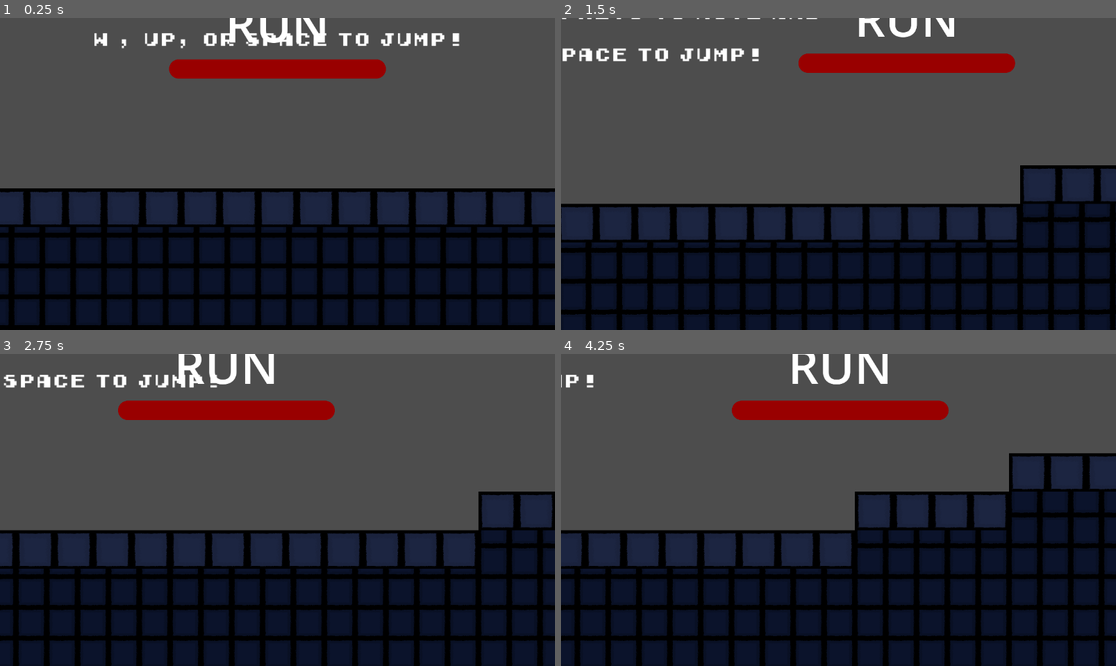
Above: before the commit, frames 1-4 (two rows, left to right).
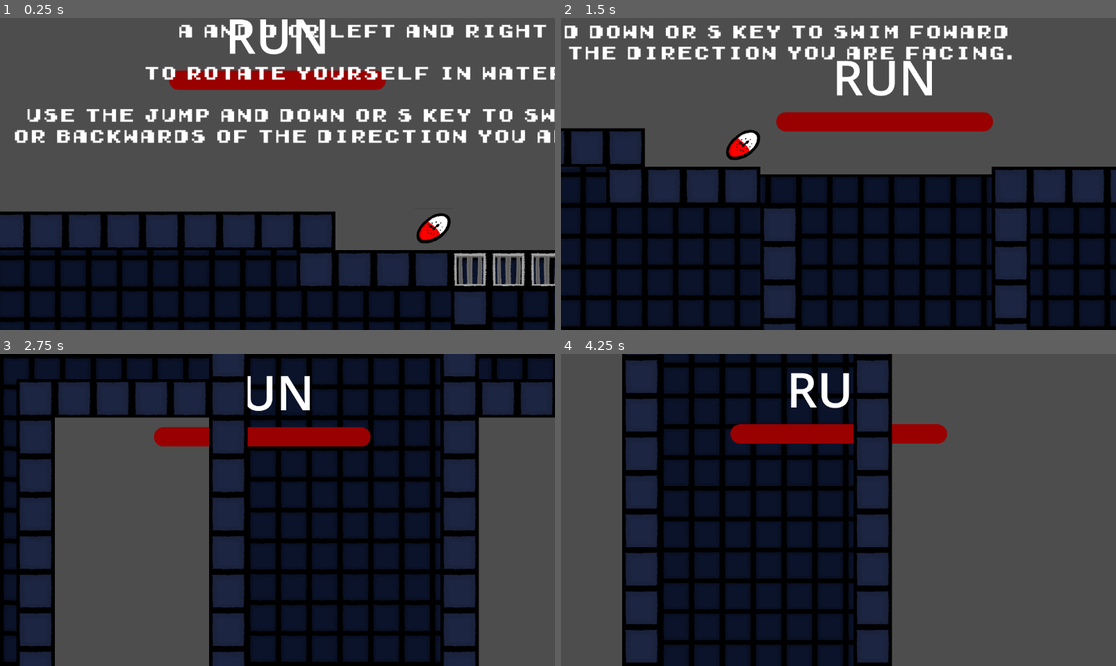
Above: after the commit, the same moments.

Repository: alexeiMikhail/evo
Game: Godot game, scene res://level_1.tscn
Two runs of this game, one before a commit and one after it. Both use one fixed random seed, a clock stepped at 60 frames per second and the inputs below.
Inputs:
- Up to frame 1 (0.25 s): no input
- Up to frame 2 (1.5 s): tap Space at 0.5, 1.25 s; hold Right (move_right) from 0.53 s (still down); tap Shift (dash) at 0.6, 1.35 s; tap Up (jump) at 0.77 s
- Up to frame 3 (2.75 s): tap Up (jump) at 1.52 s; tap Space at 2 s; release Right (move_right) at 2.03 s; hold Left (move_left) from 2.03 s (still down); tap Shift (dash) at 2.1 s
- Up to frame 4 (4.25 s): tap Space at 2.75, 3.5 s; release Left (move_left) at 2.78 s; hold Right (move_right) from 2.78 s (still down); tap Shift (dash) at 2.85, 3.6 s; tap Up (jump) at 3.02, 3.77 s

The runs differ from the first frame. In frame 1, 41% of the frame differs, in the area x 0-100%, y 0-100%; in frame 2, 41%; in frame 3, 74%; in frame 4, 68%.

Commit message:
Added moving platform's key

Diff:
--- a/level_1.tscn
+++ b/level_1.tscn
@@ -117,13 +117,16 @@
 [sub_resource type="RectangleShape2D" id="RectangleShape2D_o14kt"]
 size = Vector2(64, 960)
 
+[sub_resource type="RectangleShape2D" id="RectangleShape2D_brhe1"]
+size = Vector2(64, 576)
+
 [node name="Level1" type="Node2D"]
 
 [node name="StartingLocation" type="Marker2D" parent="."]
 position = Vector2(546, 210)
 
 [node name="Alien" parent="." node_paths=PackedStringArray("starting_location") instance=ExtResource("1_qmwnj")]
-position = Vector2(544, 360)
+position = Vector2(7328, -200)
 starting_location = NodePath("../StartingLocation")
 
 [node name="Camera2D" type="Camera2D" parent="Alien"]
@@ -132,11 +135,13 @@
 position_smoothing_enabled = true
 rotation_smoothing_enabled = true
 
+[node name="key" parent="Alien" instance=ExtResource("6_yktq1")]
+
 [node name="Foreground Tilemap" type="TileMap" parent="."]
 scale = Vector2(0.25, 0.25)
 tile_set = SubResource("TileSet_vi582")
 format = 2
-layer_0/tile_data = PackedInt32Array(393217, 65536, 0, 39321 …(7363 unchanged characters)… , -130969, 65536, 0, -130968, 65536, 0, 917599, 65536, 1, -393114, 0, 1, -327578, 196608, 0, -262042, 196608, 0, -196506, 196608, 0, -458650, 196608, 0, -524186, 196608, 0, -589722, 196608, 0, -655258, 196608, 0, -720794, 196608, 0, -786331, 65536, 0, -786330, 65536, 0, -7 …(42519 unchanged characters)…
+layer_0/tile_data = PackedInt32Array(393217, 65536, 0, 39321 …(7363 unchanged characters)… , -130969, 65536, 0, -130968, 65536, 0, -786331, 65536, 0, -786330, 65536, 0, -7 …(42519 unchanged characters)…
 
 [node name="Water" parent="." instance=ExtResource("3_fwl85")]
 
@@ -568,3 +573,55 @@
 [node name="CollisionShape2D2" type="CollisionShape2D" parent="key2"]
 position = Vector2(3328, 320)
 shape = SubResource("RectangleShape2D_o14kt")
+
+[node name="key3" parent="." instance=ExtResource("6_yktq1")]
+position = Vector2(6112, 928)
+
+[node name="LockedGate2" type="Sprite2D" parent="key3"]
+position = Vector2(448, -1280)
+scale = Vector2(0.250002, 0.25)
+texture = ExtResource("7_lf3r2")
+
+[node name="Gate7" type="Sprite2D" parent="key3"]
+position = Vector2(448, -1600)
+scale = Vector2(0.250001, 0.25)
+texture = ExtResource("8_w51mc")
+
+[node name="Gate8" type="Sprite2D" parent="key3"]
+position = Vector2(448, -1536)
+scale = Vector2(0.250001, 0.25)
+texture = ExtResource("8_w51mc")
+
+[node name="Gate9" type="Sprite2D" parent="key3"]
+position = Vector2(448, -1472)
+scale = Vector2(0.250001, 0.25)
+texture = ExtResource("8_w51mc")
+
+[node name="Gate10" type="Sprite2D" parent="key3"]
+position = Vector2(448, -1408)
+scale = Vector2(0.250001, 0.25)
+texture = ExtResource("8_w51mc")
+
+[node name="Gate11" type="Sprite2D" parent="key3"]
+position = Vector2(448, -1344)
+scale = Vector2(0.250001, 0.25)
+texture = ExtResource("8_w51mc")
+
+[node name="Gate12" type="Sprite2D" parent="key3"]
+position = Vector2(448, -1216)
+scale = Vector2(0.250001, 0.25)
+texture = ExtResource("8_w51mc")
+
+[node name="Gate13" type="Sprite2D" parent="key3"]
+position = Vector2(448, -1152)
+scale = Vector2(0.250001, 0.25)
+texture = ExtResource("8_w51mc")
+
+[node name="Gate14" type="Sprite2D" parent="key3"]
+position = Vector2(448, -1088)
+scale = Vector2(0.250001, 0.25)
+texture = ExtResource("8_w51mc")
+
+[node name="CollisionShape2D2" type="CollisionShape2D" parent="key3"]
+position = Vector2(448, -1344)
+shape = SubResource("RectangleShape2D_brhe1")
Not shown: 1 places in level_1.tscn that only renumber resources
